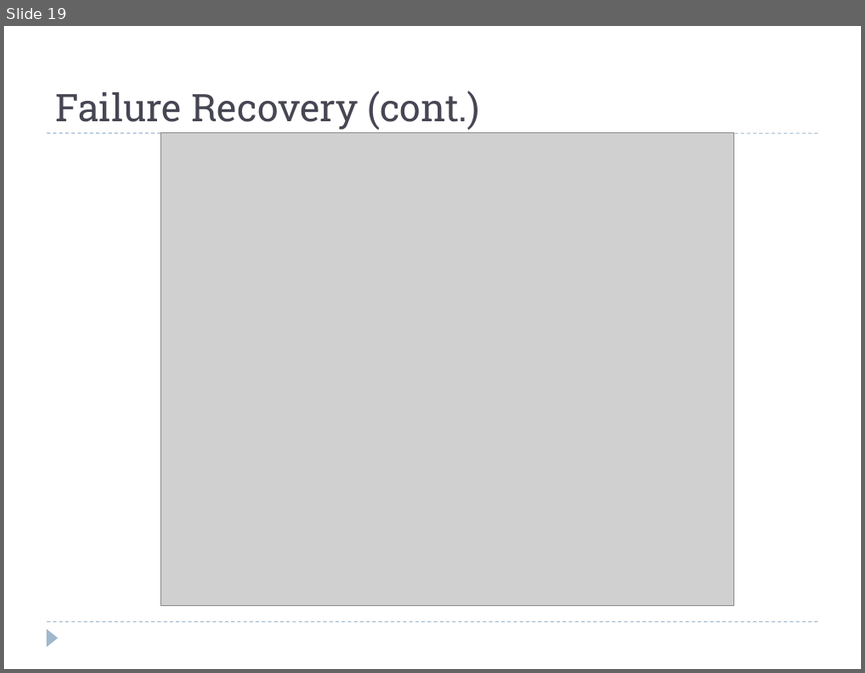
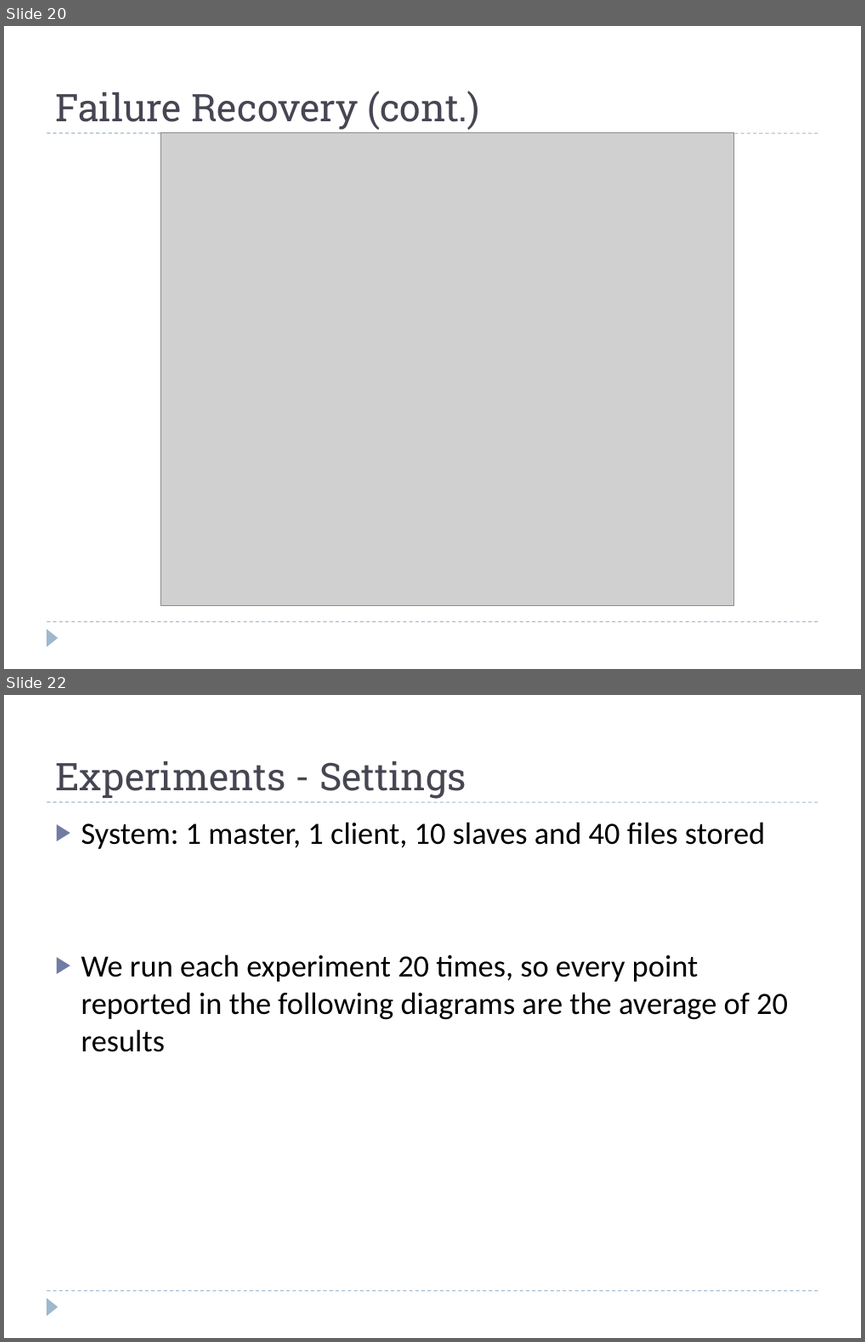
Before and after one commit to pnquanganh/distributed-storage-system, a slide deck: Document/Distributed File System.pptx. Shown one above the other, each under a label of ours: slide 19 before the commit, slides 20 and 22 after it; the slides between them are not shown. The pictures are 865x673 and 865x1342 pixels, drawn with LibreOffice and Linux fonts; fonts in the diff are those of the drawing; grey boxes stand for pictures. Boxes give left, top, right and bottom in pixels: in the first picture for what was removed or moved away, otherwise in the second. Text is boxed around its words. In the diff, an @@ line names an element or a change of style, - is before the commit and + after.

```diff
--- a/Document/Distributed File System.pptx
+++ b/Document/Distributed File System.pptx
@@ slide 22 added at box(4, 695, 861, 1338), background #FFFFFF; not listed: 3 template elements that a slide beside it also shows @@
@@ title added at box(55, 761, 466, 799), 32 pt, text #464653 @@
+Experiments - Settings
@@ text added at box(81, 822, 788, 1052), 26 pt, text #000000 @@
+▶ System: 1 master, 1 client, 10 slaves and 40 files stored
+▶ We run each experiment 20 times, so every point reported in the following diagrams are the average of 20 results
@@ what was slide 19 is now slide 20 @@
```
Also in this commit, not shown: 2 slides changed, 2 other slides added.
